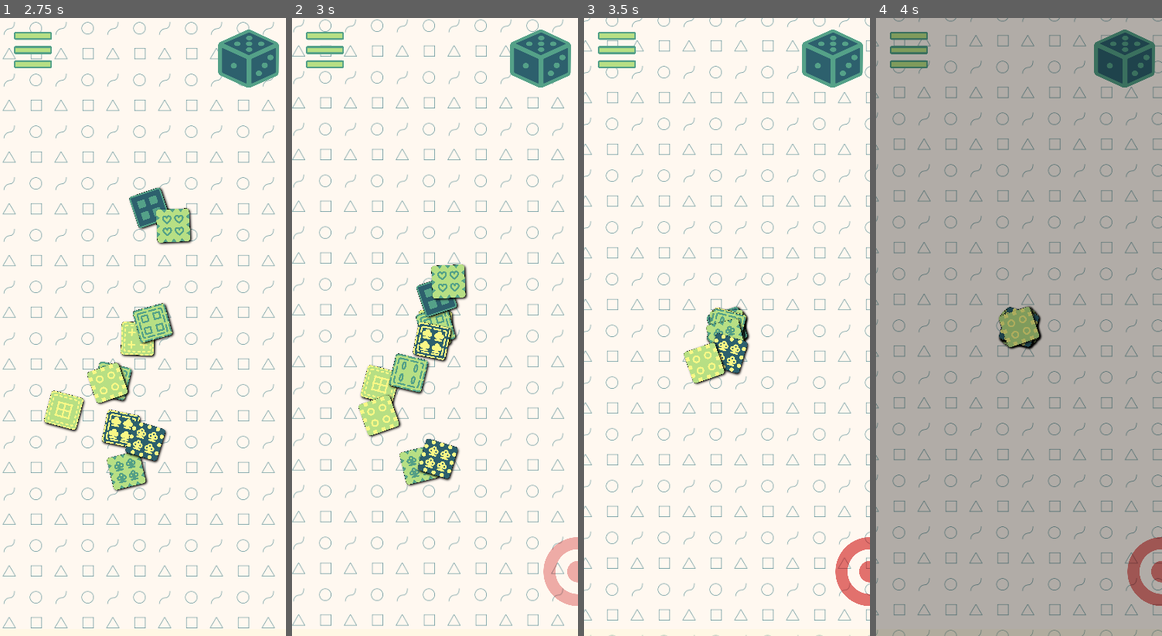
Above: before the commit, frames 1-4 (left to right).
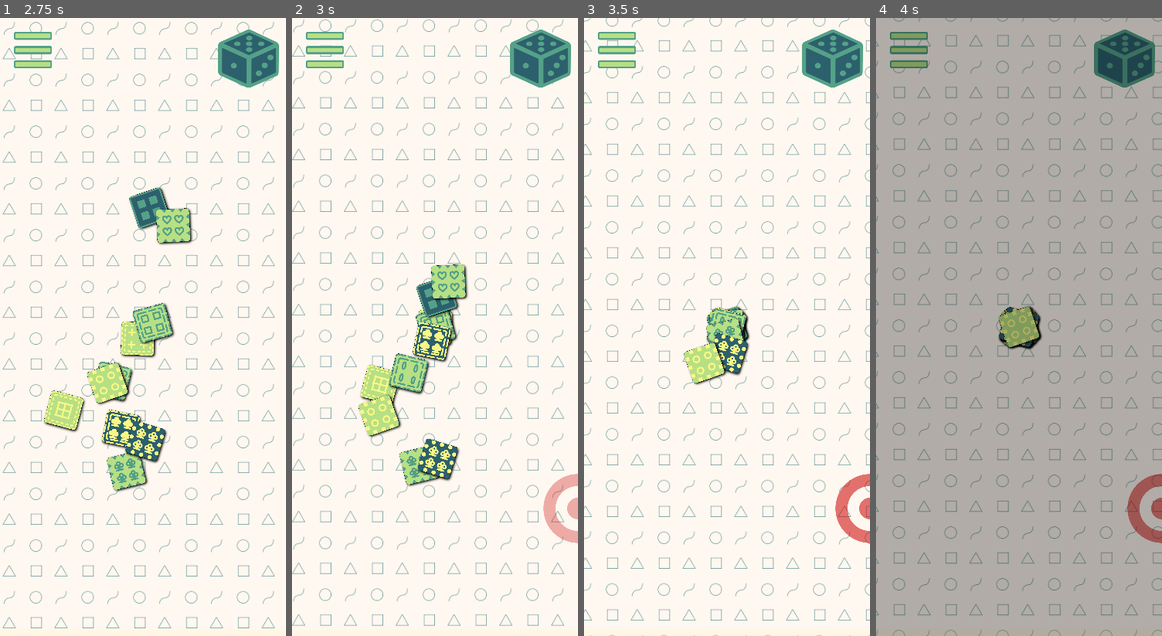
Above: after the commit, the same moments.

Repository: magopian/rummager
Game: Godot game, scene res://start_menu.tscn
Two runs of this game, one before a commit and one after it. Both use one fixed random seed, a clock stepped at 60 frames per second and the inputs below. Sound files missing from this copy of the repository are replaced by a short silence.
Inputs (mouse positions are in pixels of both pictures, inside the frame that each line leads up to):
- Up to frame 1 (2.75 s): click "START" at 0.5 s; click "Let's go!" at 1.25 s; click (243, 55) at 2 s
- Up to frame 2 (3 s): click (540, 61) at 2.75 s
- Up to frame 3 (3.5 s): no input
- Up to frame 4 (4 s): click (1124, 61) at 3.5 s

Frame 1 is identical in both runs. In frame 2, 1.4% of the frame differs, in the area x 87-100%, y 73-96%; in frame 3, 1.4%; in frame 4, 1.4%.

Commit message:
Target doesn't spawn too close to the bottom of the screen

Diff:
--- a/target.gd
+++ b/target.gd
@@ -17,10 +17,10 @@
 
 
 func setup_curve():
-	var bottom_left: Vector2 = Vector2(0, Global.viewport_size.y)
+	var bottom_left: Vector2 = Vector2(0, Global.viewport_size.y - 100)
 	var top_left: Vector2 = Vector2.ZERO
 	var top_right: Vector2 = Vector2(Global.viewport_size.x, 0)
-	var bottom_right: Vector2 = Global.viewport_size
+	var bottom_right: Vector2 = Vector2(Global.viewport_size.x, Global.viewport_size.y - 100)
 	path_2d.curve = Curve2D.new()
 	path_2d.curve.add_point(bottom_left, Vector2.ZERO, Vector2.ZERO)
 	path_2d.curve.add_point(top_left, Vector2.ZERO, Vector2.ZERO)
